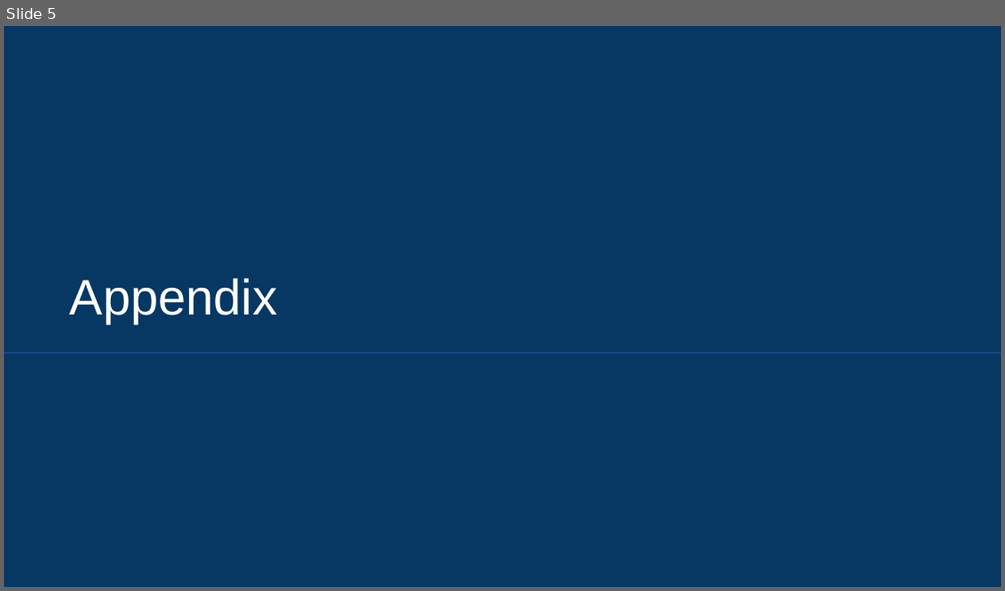
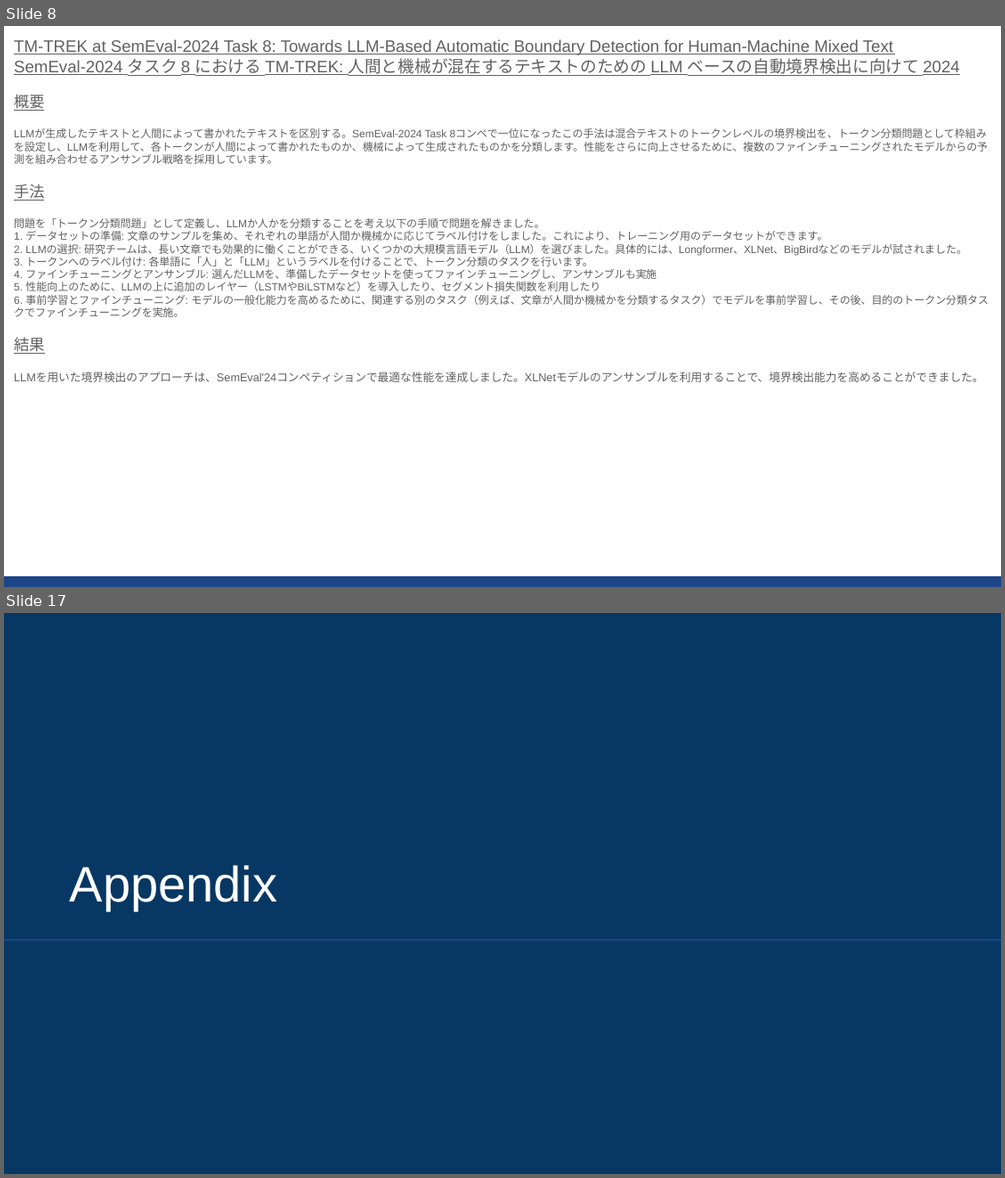
Before and after one commit to sekihan02/code_sundbox, a slide deck: 2024_LLM論文要約_4.pptx. Shown one above the other, each under a label of ours: slide 5 before the commit, slides 8 and 17 after it; the slides between them are not shown. The pictures are 1005x591 and 1005x1178 pixels, drawn with LibreOffice and Linux fonts; fonts in the diff are those of the drawing. Boxes give left, top, right and bottom in pixels: in the first picture for what was removed or moved away, otherwise in the second. Text is boxed around its words. In the diff, an @@ line names an element or a change of style, - is before the commit and + after.

```diff
--- a/2024_LLM論文要約_4.pptx
+++ b/2024_LLM論文要約_4.pptx
@@ slide 8 added at [4, 26, 1001, 587], background #FFFFFF @@
@@ text added at [14, 39, 988, 382], 7.6 pt, text #616161 @@
+TM-TREK at SemEval-2024 Task 8: Towards LLM-Based Automatic Boundary Detection for Human-Machine Mixed Text SemEval-2024 タスク 8 における TM-TREK: 人間と機械が混在するテキストのための LLM ベースの自動境界検出に向けて 2024
+概要
+LLMが生成したテキストと人間によって書かれたテキストを区別する。SemEval-2024 Task 8コンペで一位になったこの手法は混合テキストのトークンレベルの境界検出を、トークン分類問題として枠組みを設定し、LLMを利用して、各トークンが人間によって書かれたものか、機械によって生成されたものかを分類します。性能をさらに向上させるために、複数のファインチューニングされたモデルからの予測を組み合わせるアンサンブル戦略を採用しています。
+手法
+問題を「トークン分類問題」として定義し、LLMか人かを分類することを考え以下の手順で問題を解きました。
+1. データセットの準備: 文章のサンプルを集め、それぞれの単語が人間か機械かに応じてラベル付けをしました。これにより、トレーニング用のデータセットができます。
+2. LLMの選択: 研究チームは、長い文章でも効果的に働くことができる、いくつかの大規模言語モデル（LLM）を選びました。具体的には、Longformer、XLNet、BigBirdなどのモデルが試されました。
+3. トークンへのラベル付け: 各単語に「人」と「LLM」というラベルを付けることで、トークン分類のタスクを行います。
+4. ファインチューニングとアンサンブル: 選んだLLMを、準備したデータセットを使ってファインチューニングし、アンサンブルも実施
+5. 性能向上のために、LLMの上に追加のレイヤー（LSTMやBiLSTMなど）を導入したり、セグメント損失関数を利用したり
+6. 事前学習とファインチューニング: モデルの一般化能力を高めるために、関連する別のタスク（例えば、文章が人間か機械かを分類するタスク）でモデルを事前学習し、その後、目的のトークン分類タスクでファインチューニングを実施。
+結果
+LLMを用いた境界検出のアプローチは、SemEval'24コンペティションで最適な性能を達成しました。XLNetモデルのアンサンブルを利用することで、境界検出能力を高めることができました。
@@ rectangle added at [4, 576, 1001, 587], fill #1C4587 @@
@@ what was slide 5 is now slide 17 @@
```
Also in this commit, not shown: 11 other slides added, 48 other files.
